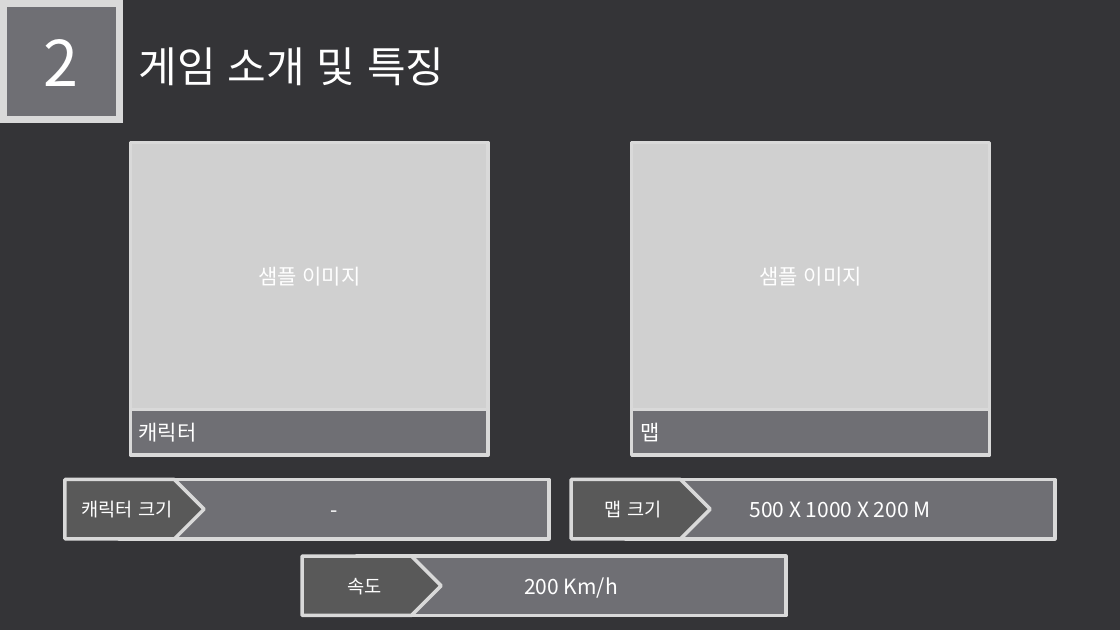
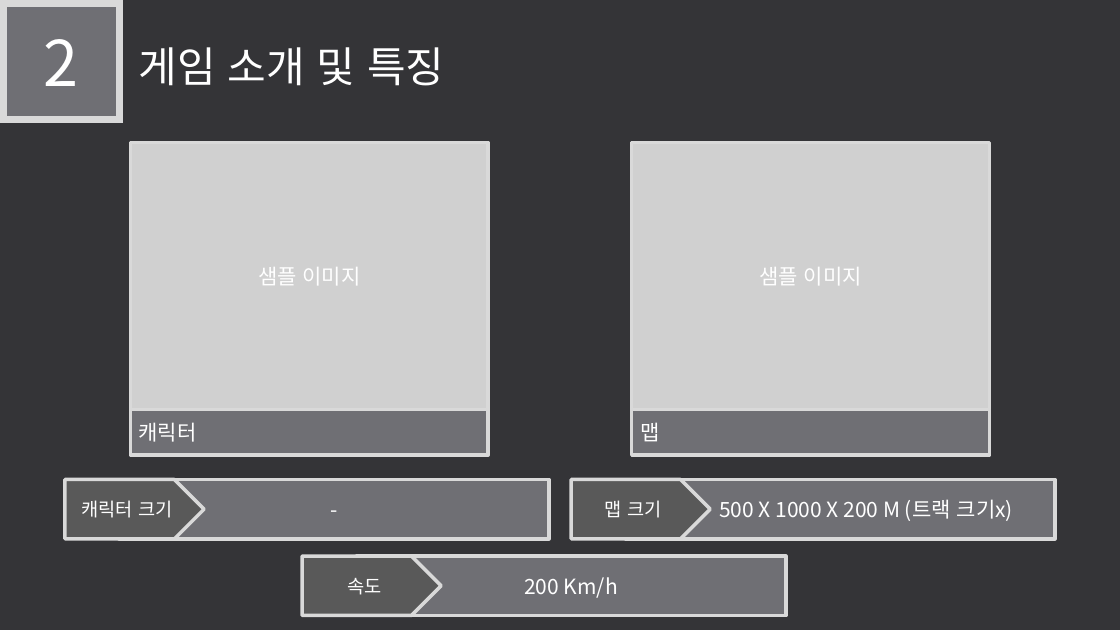
Before and after one commit to LEGO0937/Our_Project, a slide deck: slide 6 of 기획단계/졸작 제안서_α.pptx. Drawn at 1120x630 pixels with LibreOffice and Linux fonts; fonts in the diff are those of the drawing; grey boxes stand for pictures. Boxes give left, top, right and bottom in pixels: in the first picture for what was removed or moved away, otherwise in the second. Text is boxed around its words. In the diff, an @@ line names an element or a change of style, - is before the commit and + after.

```diff
--- a/기획단계/졸작 제안서_α.pptx
+++ b/기획단계/졸작 제안서_α.pptx
@@ text in rectangle at bbox=[719, 499, 1013, 521]: text changed @@
-500 X 1000 X 200 M
+500 X 1000 X 200 M (트랙 크기x)
```
Also in this commit, not shown: 11 other slides changed, 1 slide added, 1 slide removed.
